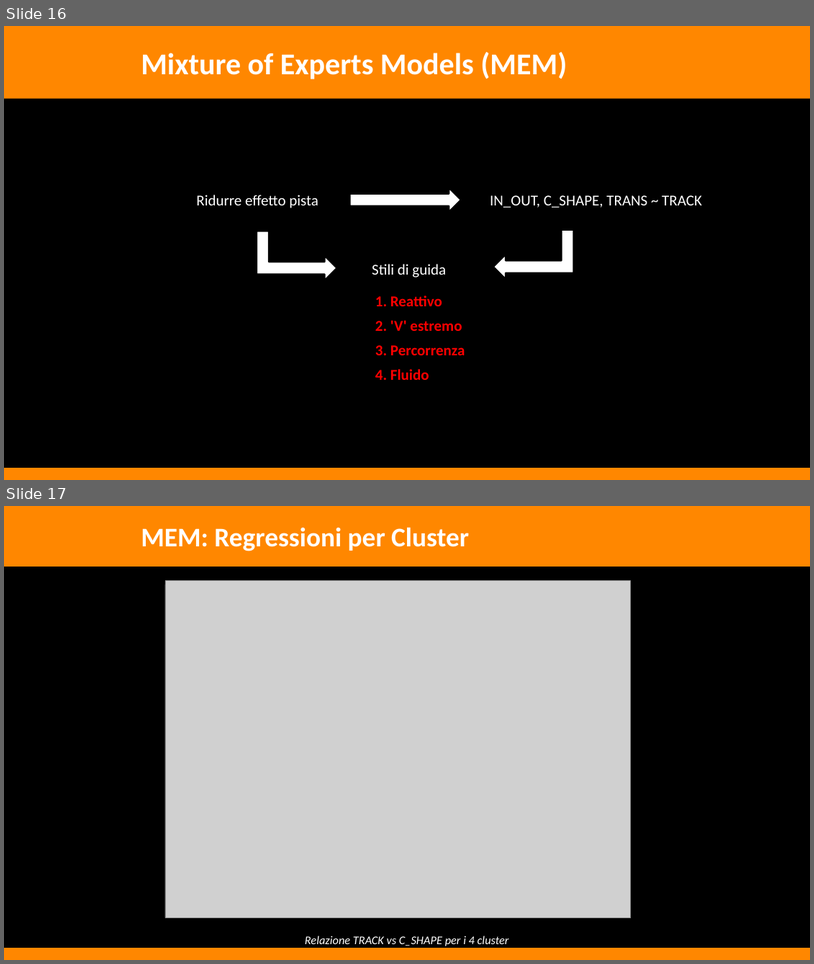
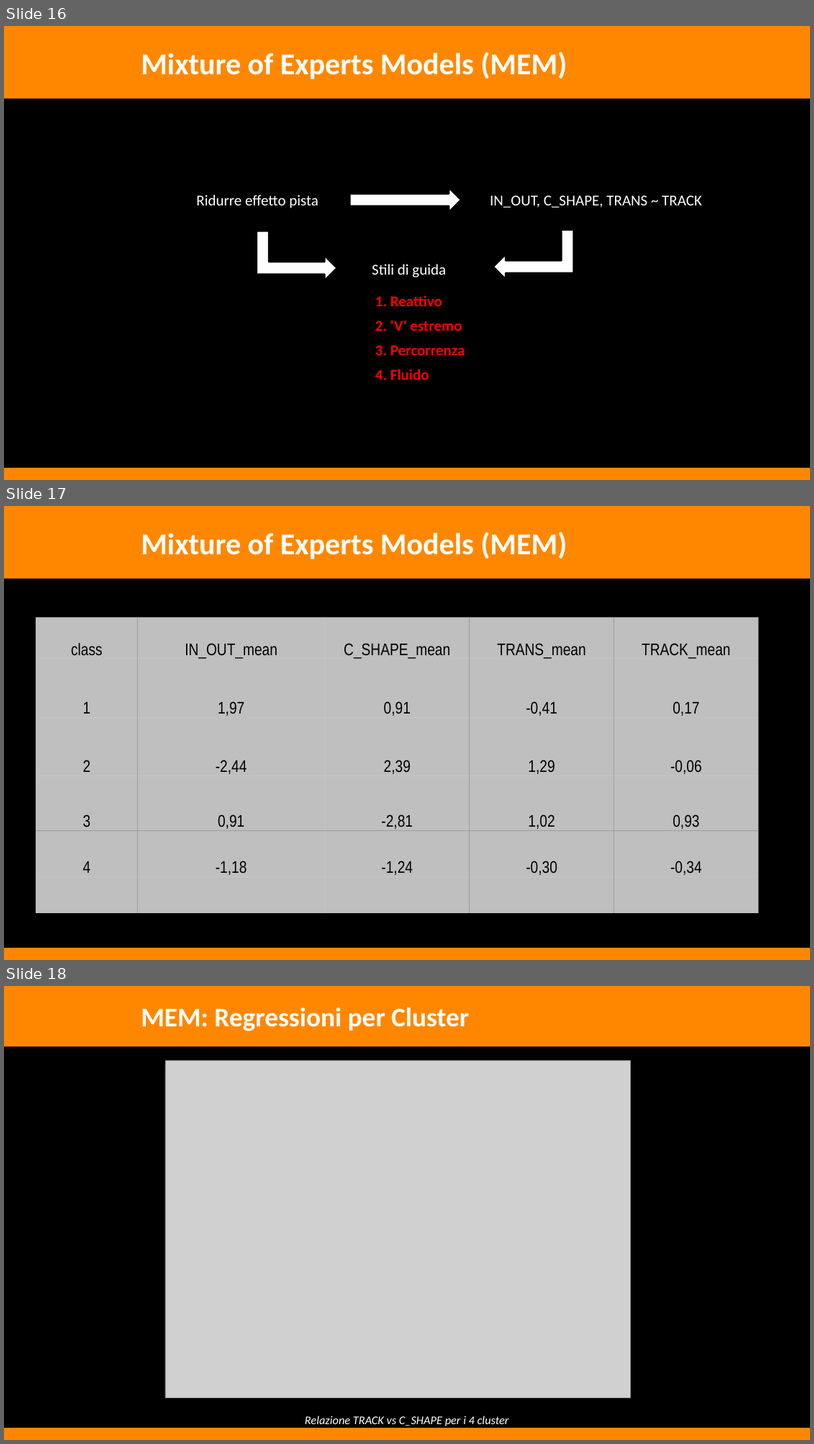
Before and after one commit to WBOnCedR/Stili_di_guida_f1, a slide deck: presentazione_F1_10min.pptx. Shown one above the other, each under a label of ours: slides 16 and 17 before the commit, slides 16, 17 and 18 after it. The pictures are 814x964 and 814x1444 pixels, drawn with LibreOffice and Linux fonts; fonts in the diff are those of the drawing; grey boxes stand for pictures. Boxes give left, top, right and bottom in pixels: in the first picture for what was removed or moved away, otherwise in the second. Text is boxed around its words. In the diff, an @@ line names an element or a change of style, - is before the commit and + after.

```diff
--- a/presentazione_F1_10min.pptx
+++ b/presentazione_F1_10min.pptx
@@ slide 17 added at [4,506,810,960], background #000000 @@
@@ rectangle added at [4,506,810,579], fill #FF8700 @@
@@ text added at [141,532,567,559], 36 pt, text #FFFFFF, bold @@
+Mixture of Experts Models (MEM)
@@ table added at [36,618,759,913], 6 rows, 5 columns @@
+class | IN_OUT_mean | C_SHAPE_mean | TRANS_mean | TRACK_mean
+1 | 1,97 | 0,91 | -0,41 | 0,17
+2 | -2,44 | 2,39 | 1,29 | -0,06
+3 | 0,91 | -2,81 | 1,02 | 0,93
+4 | -1,18 | -1,24 | -0,30 | -0,34
+ |  |  |  | 
@@ rectangle added at [4,947,810,960], fill #FF8700 @@
@@ what was slide 17 is now slide 18 @@
```
Also in this commit, not shown: 4 slides changed, 9 other files.
